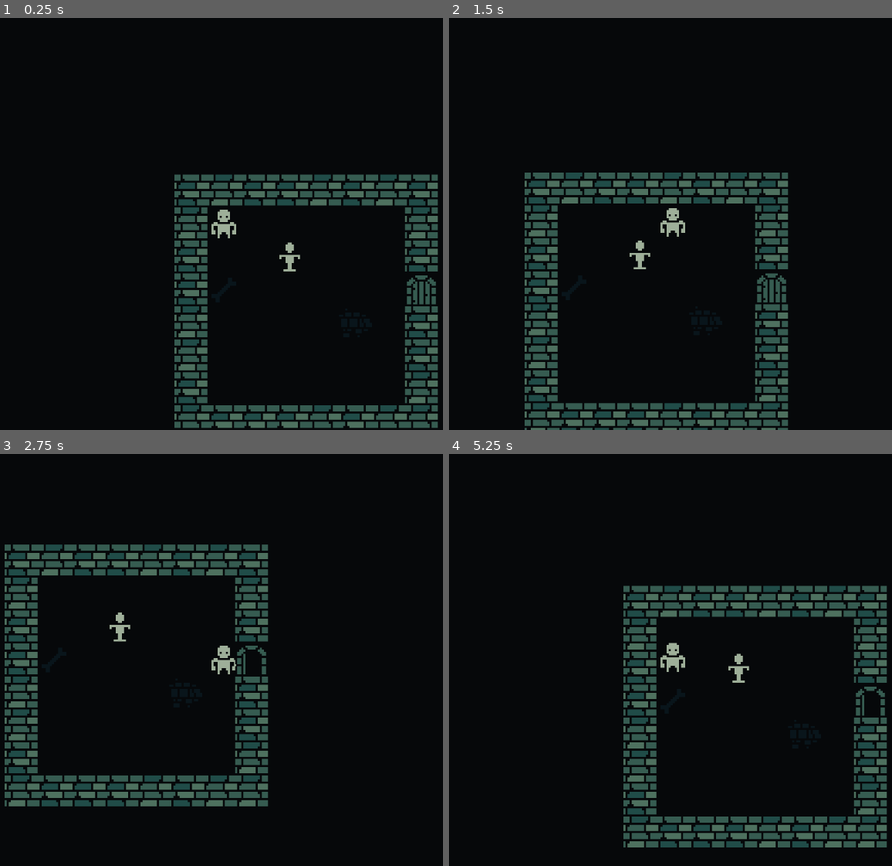
Above: before the commit, frames 1-4 (two rows, left to right).
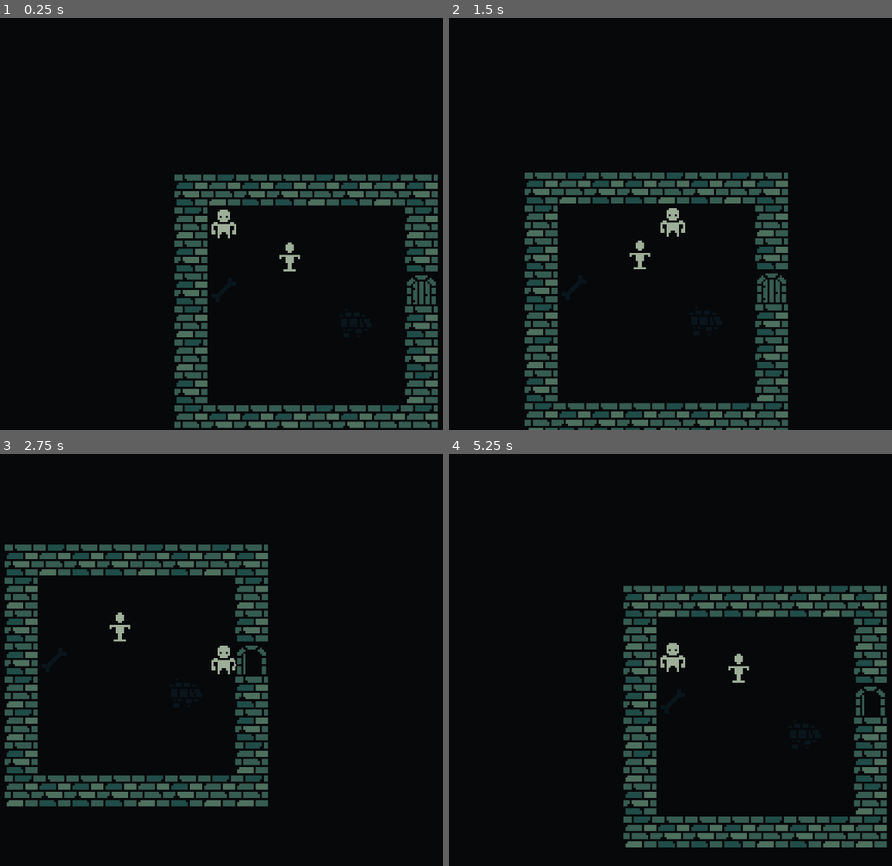
Above: after the commit, the same moments.

Repository: Paraldos/vampire-game
Game: Godot game, scene res://world.tscn
The game is run twice, just before and just after one commit, with the same random seed, the same clock (stepped at 60 frames per second) and the same inputs.
Inputs:
- Up to frame 1 (0.25 s): no input
- Up to frame 2 (1.5 s): tap Enter at 0.5 s; hold D (right) 0.53-1.28 s; hold S (down) from 1.28 s (still down)
- Up to frame 3 (2.75 s): release S (down) at 2.03 s; hold D (right) from 2.03 s (still down)
- Up to frame 4 (5.25 s): release D (right) at 2.78 s; hold W (up) 2.78-3.53 s; hold A (left) 3.53-5.03 s; hold S (down) from 5.03 s (still down)

The runs differ from the first frame. In frame 1, 2.1% of the frame differs, in the area x 39-98%, y 37-98%; in frame 2, 2.2%; in frame 3, 2.4%; in frame 4, 2.4%, in the area x 39-98%, y 31-96%.

Commit message:
adjusted ysort

Diff:
--- a/world.tscn
+++ b/world.tscn
@@ -12,15 +12,21 @@
 1:1/0 = 0
 1:1/0/physics_layer_0/polygon_0/points = PackedVector2Array(-8, -8, 8, -8, 8, 8, -8, 8)
 0:0/0 = 0
+0:0/0/y_sort_origin = -99
 1:0/0 = 0
+1:0/0/y_sort_origin = -99
 1:0/0/probability = 0.01
 2:0/0 = 0
+2:0/0/y_sort_origin = -99
 2:0/0/probability = 0.01
 3:0/0 = 0
+3:0/0/y_sort_origin = -99
 3:0/0/probability = 0.01
 4:0/0 = 0
+4:0/0/y_sort_origin = -99
 4:0/0/probability = 0.01
 5:0/0 = 0
+5:0/0/y_sort_origin = -99
 5:0/0/probability = 0.01
 
 [sub_resource type="TileSet" id="TileSet_0kc5u"]
Binary file changed: assets/images/tiles.aseprite
Binary file changed: assets/images/tiles.png
